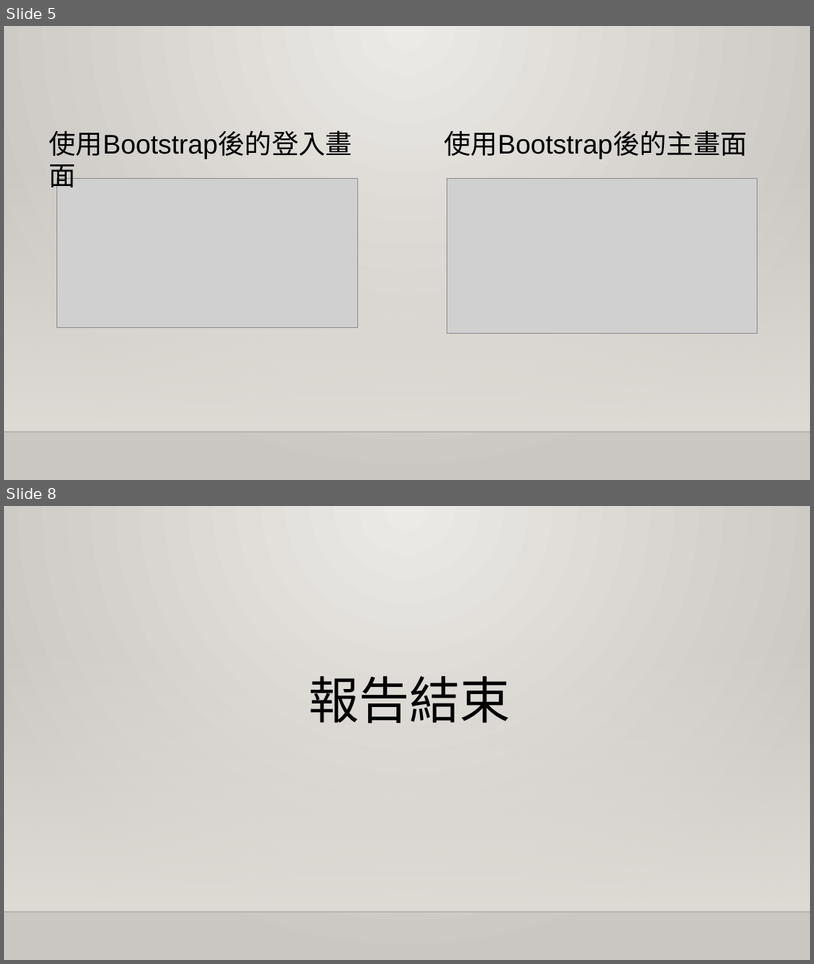
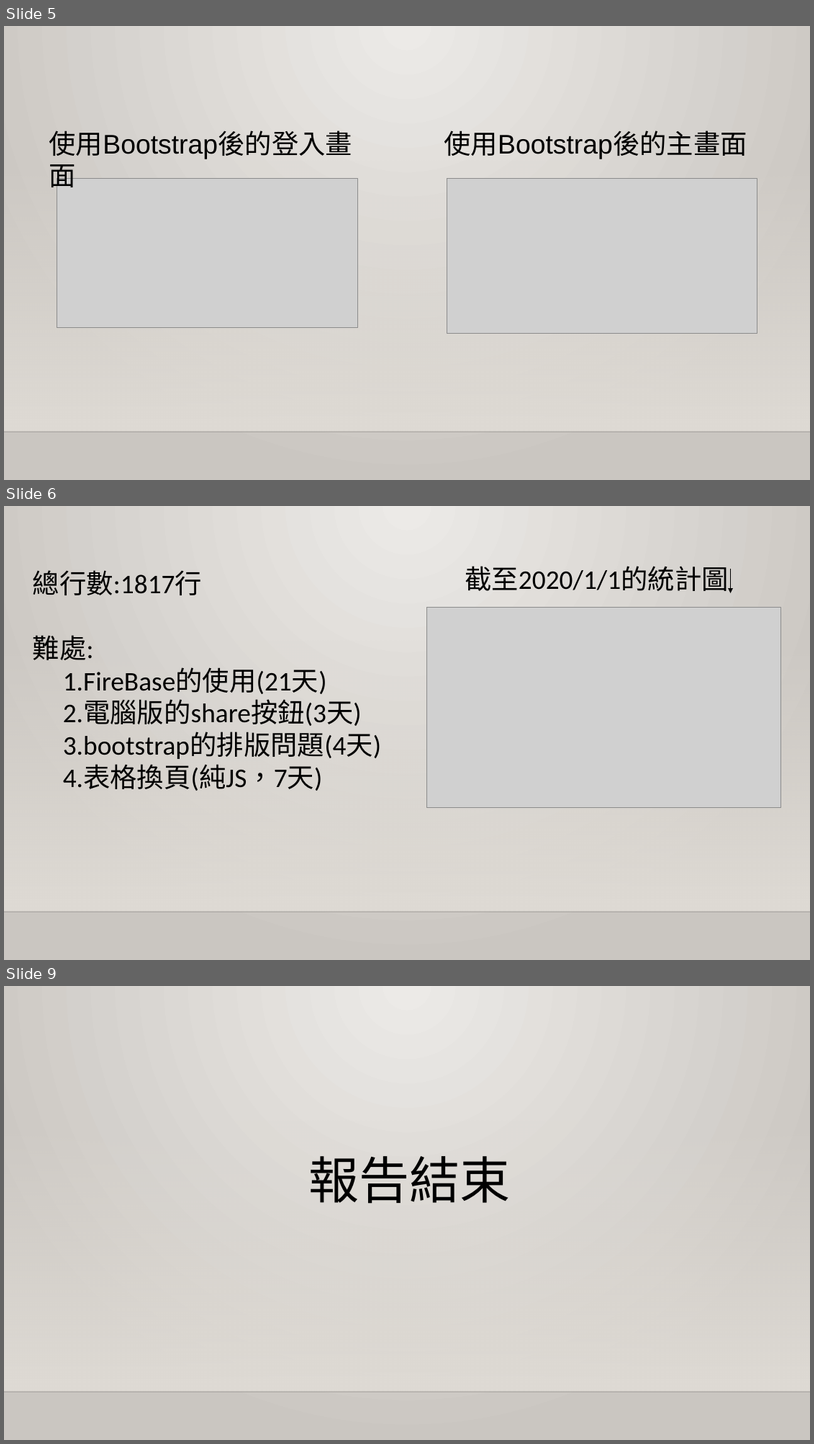
Before and after one commit to YukiHime-TW/nhentai, a slide deck: 漫畫筆記本-00757028+00757018.pptx. Shown one above the other, each under a label of ours: slides 5 and 8 before the commit, slides 5, 6 and 9 after it; the slides between them are not shown. The pictures are 814x964 and 814x1444 pixels, drawn with LibreOffice and Linux fonts; fonts in the diff are those of the drawing; grey boxes stand for pictures; background and template pictures are left out. Boxes give left, top, right and bottom in pixels: in the first picture for what was removed or moved away, otherwise in the second. Text is boxed around its words. In the diff, an @@ line names an element or a change of style, - is before the commit and + after.

```diff
--- a/漫畫筆記本-00757028+00757018.pptx
+++ b/漫畫筆記本-00757028+00757018.pptx
@@ slide 6 added at (4, 506, 810, 960), background gradient #ECEAE7 to #CAC7C1; not listed: 2 template elements that a slide beside it also shows @@
@@ text added at (33, 570, 381, 790), 32 pt, text #000000 @@
+總行數:1817行
+難處:
+1.FireBase的使用(21天)
+2.電腦版的share按鈕(3天)
+3.bootstrap的排版問題(4天)
+4.表格換頁(純JS，7天)
@@ text added at (465, 566, 729, 591), 32 pt, text #000000 @@
+截至2020/1/1的統計圖
@@ arrow added from (731, 569) to (731, 593), #000000 0.75 pt @@
@@ picture added at (427, 608, 782, 808) @@
@@ what was slide 8 is now slide 9 @@
```
Also in this commit, not shown: 2 slides changed.
